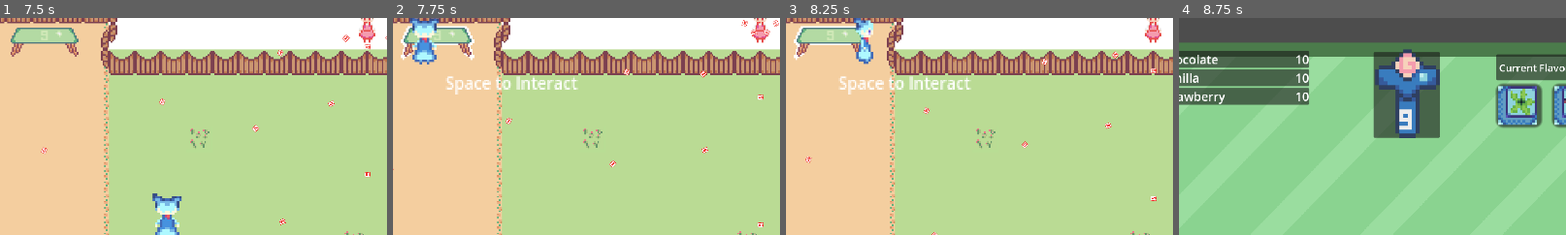
Above: before the commit, frames 1-4 (left to right).
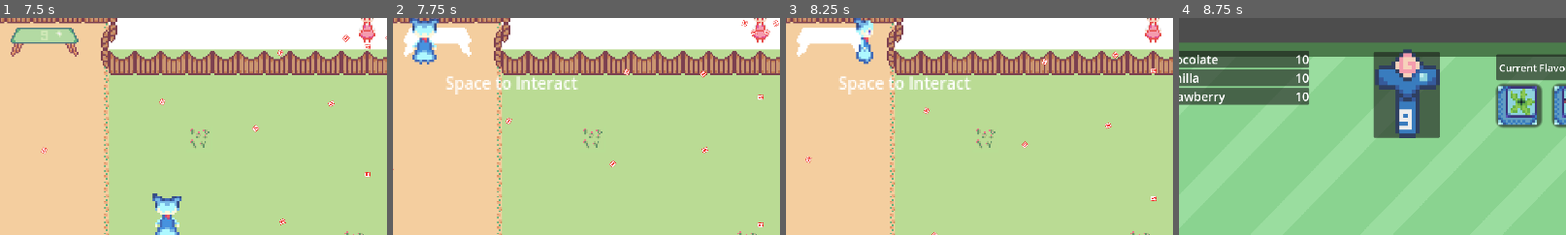
Above: after the commit, the same moments.

Repository: 2192375d/Touhou-Game-Jam-16-Cirno-s-Swirlaria
Game: Godot game, scene res://scenes/game_titlepage.tscn
Two runs of this game, one before a commit and one after it. Both use one fixed random seed, a clock stepped at 60 frames per second and the inputs below.
Inputs (mouse positions are % of the whole screen's width and height, from its top left):
- Up to frame 1 (7.5 s): click "Start Game" at 0.5 s; tap Enter (ui_accept) at 1.25, 1.52, 2.27, 3.77, 4.52, 5.27, 6.77 s; move the mouse to (72, 45) at 1.27 s; press the mouse at (72, 45) at 1.28 s; hold Right (ui_right) 1.28-2.03 s; move the mouse to (30, 55) at 2.02 s; release the mouse at (30, 55) at 2.03 s; hold Down (ui_down) 2.03-2.78 s; click (30, 55) at 2.1 s; move the mouse to (60, 28) at 2.77 s; press the mouse at (60, 28) at 2.78 s; hold Right (ui_right) 2.78-3.53 s; move the mouse to (45, 70) at 3.52 s; release the mouse at (45, 70) at 3.53 s; hold Up (ui_up) 3.53-4.28 s; click (45, 70) at 3.6 s; move the mouse to (80, 65) at 4.27 s; press the mouse at (80, 65) at 4.28 s; hold Left (ui_left) 4.28-5.78 s; move the mouse to (20, 35) at 5.02 s; release the mouse at (20, 35) at 5.03 s; click (20, 35) at 5.1 s; move the mouse to (55, 50) at 5.77 s; press the mouse at (55, 50) at 5.78 s; hold Down (ui_down) 5.78-6.53 s; move the mouse to (35, 25) at 6.52 s; release the mouse at (35, 25) at 6.53 s; hold Right (ui_right) 6.53-7.28 s; click (35, 25) at 6.6 s; move the mouse to (72, 45) at 7.27 s; press the mouse at (72, 45) at 7.28 s; hold Up (ui_up) from 7.28 s (still down)
- Up to frame 2 (7.75 s): keep holding Up (ui_up); tap Enter (ui_accept) at 7.52 s
- Up to frame 3 (8.25 s): move the mouse to (30, 55) at 8.02 s; release Up (ui_up) at 8.03 s; release the mouse at (30, 55) at 8.03 s; hold Right (ui_right) from 8.03 s (still down); click (30, 55) at 8.1 s
- Up to frame 4 (8.75 s): keep holding Right (ui_right); tap Enter (ui_accept) at 8.27 s
The pictures show only the part of the screen within x 9-59%, y 5-55%; the shares and areas given below are measured in that part.

Frame 1 is identical in both runs. In frame 2, 1.4% of the frame differs, in the area x 2-22%, y 3-20%; in frame 3, 1.6%, in the area x 2-20%, y 3-20%; in frame 4, nothing differs.

Commit message:
feat: new hover effect over interactables

Diff:
--- a/scenes/overworld/item_object.tscn
+++ b/scenes/overworld/item_object.tscn
@@ -14,9 +14,10 @@
 inventory = ExtResource("5_tbvmv")
 icon = NodePath("Sprite2D")
 
-[node name="ObjectInteractComponent" type="Node" parent="." node_paths=PackedStringArray("area")]
+[node name="ObjectInteractComponent" type="Node" parent="." node_paths=PackedStringArray("area", "sprite")]
 script = ExtResource("1_2gyli")
 area = NodePath("../Area2D")
+sprite = NodePath("../Sprite2D")
 metadata/_custom_type_script = "uid://dwurcaeais01q"
 
 [node name="Area2D" type="Area2D" parent="."]
--- a/scenes/overworld/table.tscn
+++ b/scenes/overworld/table.tscn
@@ -29,16 +29,9 @@
 shape = SubResource("CapsuleShape2D_02ppr")
 debug_color = Color(0.99197274, 0, 0.26462436, 0.41960785)
 
-[node name="object-interact-component" type="Node" parent="." node_paths=PackedStringArray("area")]
+[node name="object-interact-component" type="Node" parent="." node_paths=PackedStringArray("area", "sprite")]
 script = ExtResource("2_eotx8")
 area = NodePath("../Area2D")
-
-[node name="HoverSprite" type="Sprite2D" parent="."]
-visible = false
-modulate = Color(18.892157, 18.892157, 18.892157, 1)
-z_index = -1
-position = Vector2(9.536743e-07, 0.49999958)
-scale = Vector2(1.0833333, 1.173913)
-texture = ExtResource("1_02ppr")
+sprite = NodePath("../Sprite2D")
 
 [connection signal="interacted" from="object-interact-component" to="." method="_on_objectinteractcomponent_interacted"]
--- a/scripts/overworld/item/object-interact-component.gd
+++ b/scripts/overworld/item/object-interact-component.gd
@@ -3,6 +3,7 @@
 class_name ObjectInteractComponent
 
 @export var area: Area2D
+@export var sprite : Sprite2D
 @onready var inArea: bool = false
 
 signal interacted()
@@ -16,12 +17,16 @@
 	# GlobalSignal.score_update.emit()
 	if body is Player:
 		inArea = true
-		#print("player entered")
+		print("player entered")
+		if sprite:
+			sprite.modulate = Color(10, 10, 10, 1)
 
 func _on_body_exited(body: Node):
 	if body is Player:
 		inArea = false
-		#print("player exited")
+		print("player exited")
+		if sprite:
+			sprite.modulate = Color(1, 1, 1, 1)
 
 func _process(_delta: float) -> void:
 	if Input.is_action_just_pressed("ui_accept") && inArea == true:
--- a/scripts/overworld/table.gd
+++ b/scripts/overworld/table.gd
@@ -1,7 +1,6 @@
 extends StaticBody2D
 
 @onready var area : Area2D = get_node("Area2D")
-@onready var hoversprite : Sprite2D = get_node("HoverSprite")
 
 var general_text : RichTextLabel
 
@@ -13,14 +12,11 @@
 
 func _on_body_entered(body: Node):
 	if body is Player:
-		hoversprite.visible = true
-		print("player entered")
 		general_text.visible = true
 
 func _on_body_exited(body: Node):
 	if body is Player:
-		hoversprite.visible = false
-		print("player exited")
+
 		general_text.visible = false
 
 func _on_objectinteractcomponent_interacted() -> void:
